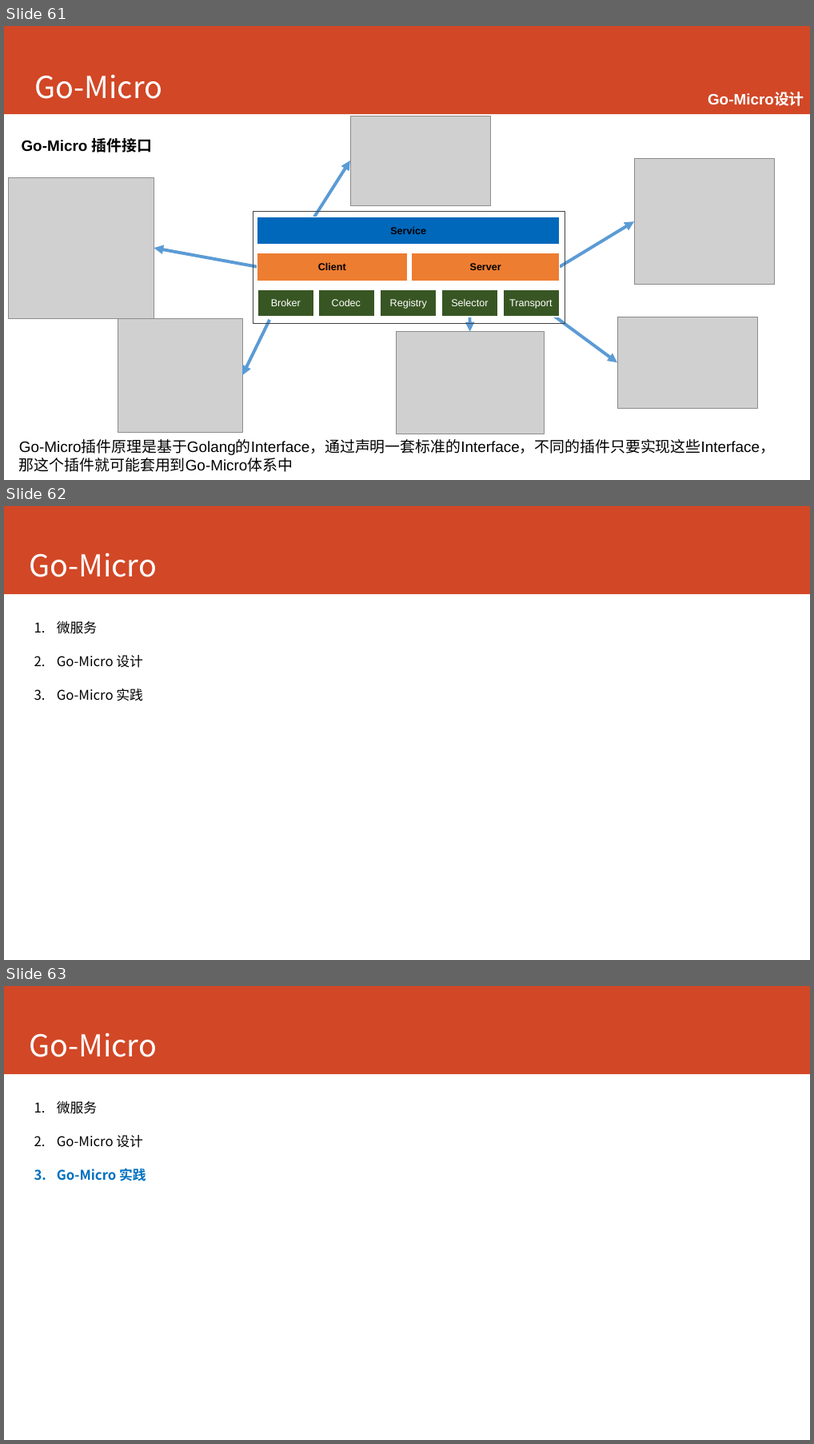
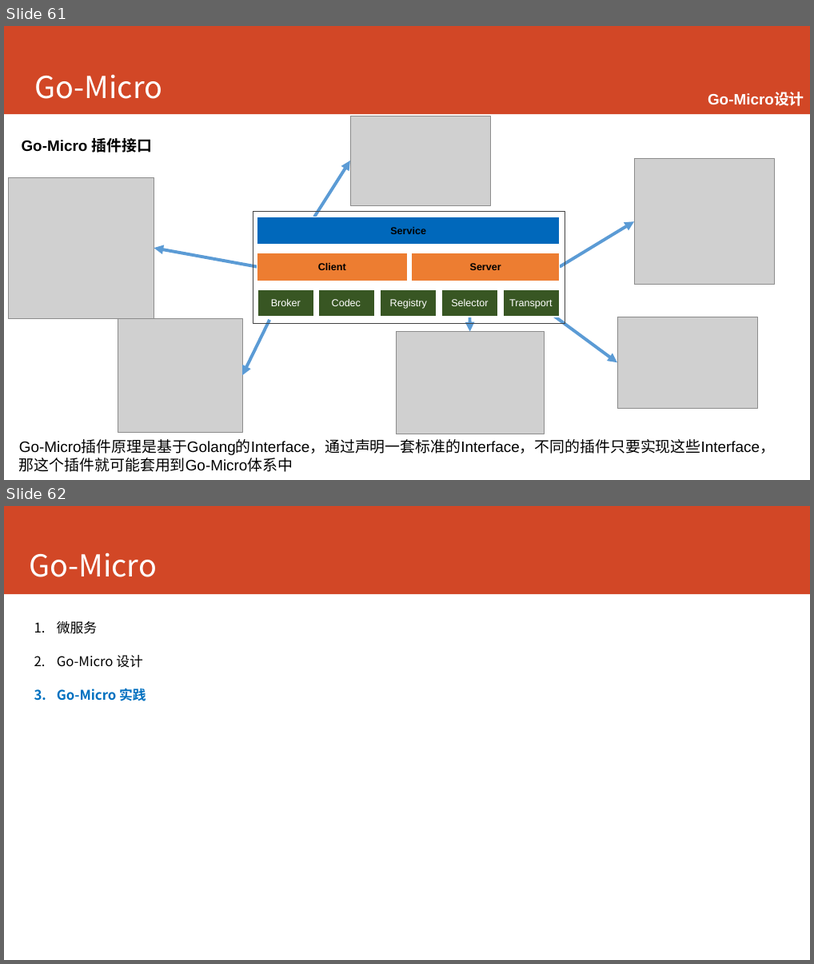
Before and after one commit to printfcoder/printfcoder, a slide deck: course/for-emc/course-for-emc.pptx. Shown one above the other, each under a label of ours: slides 61, 62 and 63 before the commit, slides 61 and 62 after it. The pictures are 814x1444 and 814x964 pixels, drawn with LibreOffice and Linux fonts; fonts in the diff are those of the drawing; grey boxes stand for pictures; background and template pictures are left out. Boxes give left, top, right and bottom in pixels: in the first picture for what was removed or moved away, otherwise in the second. Text is boxed around its words. In the diff, an @@ line names an element or a change of style, - is before the commit and + after.

```diff
--- a/course/for-emc/course-for-emc.pptx
+++ b/course/for-emc/course-for-emc.pptx
@@ slide 62 removed at (x1=4, y1=506, x2=810, y2=960), background #FFFFFF; not listed: 1 template element that a slide beside it also shows @@
@@ title removed at (x1=29, y1=552, x2=157, y2=577) @@
-Go-Micro
@@ text removed at (x1=57, y1=621, x2=143, y2=701) @@
-1. 微服务
-2. Go-Micro 设计
-3. Go-Micro 实践
@@ what was slide 63 is now slide 62 @@
```
Also in this commit, not shown: 4 slides changed, 1 slide added, 13 other files.
